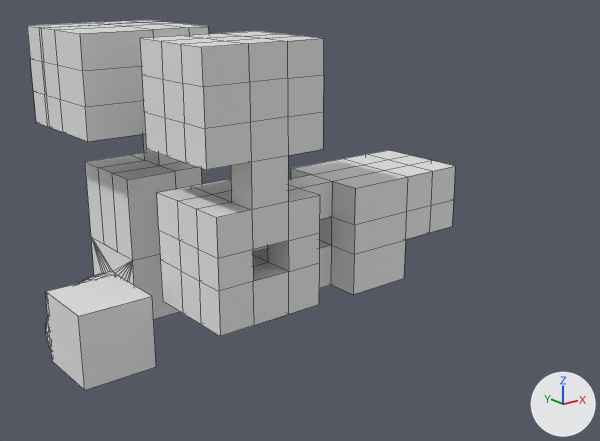
The Blender file Assets/Models/startingScene/startingRoomOneObject.blend: old version first, new version second.
Both versions are drawn from a camera (50 mm lens) standing at (-25.1, -56.2, 30.5) and looking at (19.1, -1.0, 8.4). The lights are fixed; the arrows at lower right show +X, +Y and +Z. Mesh edges are drawn as thin lines.

The first picture shows 'BaseStartingRoomMesh'.
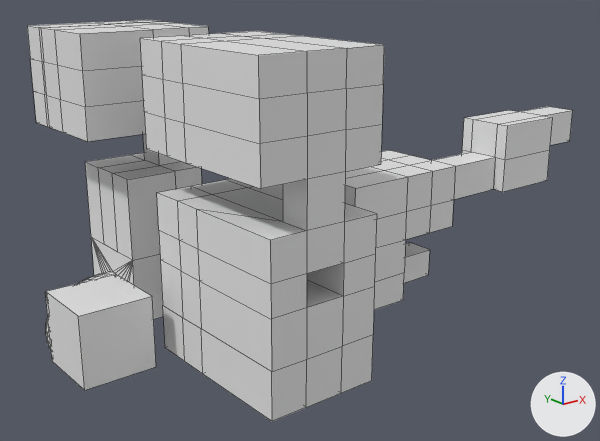
Commit message: added to starting level

The edits, one by one:
me_cube_001 is used by ob_basestartingroommesh; location (0.0, 0.0, 0.0).
me_cube_001 had 588 vertices, 610 faces and spanned x -3.0..29.1, y -10.0..13.4, z 0.0..25.3.
me_cube_001 now has 646 vertices, 670 faces and spans x -3.0..45.8, y -16.0..13.4, z 0.0..25.3.
Part 1, on me_cube_001:
17 vertices are removed from x 4.7..23.3, y -10.0..-1.5, z 4.6.
32 faces are deleted.
32 vertices in x 4.0..14.3, y -9.8..-7.2, z 8.1..25.2 move by (0.0, -6.2, 0.0).
4 vertices in x 4.7..11.0, y -7.2..-1.5, z 4.6 move by (0.0, 0.0, -0.3).
3 vertices move from x 7.7..11.0, y -9.8..-4.6, z 4.6 to x 7.7..11.0, y -16.0..-1.5, z 0.6..4.3.
40 vertices are added at x 7.7..45.8, y -11.1..-1.8, z 0.6..16.6.
8 new vertices lie (0.0, 0.0, -3.0) away from vertices in x 17.5..23.3, y -10.0..-1.8, z 8.1.
6 new vertices lie (0.0, 0.0, -3.8) away from vertices in x 4.7..14.0, y -9.8..-1.5, z 8.1.
11 new vertices lie (0.0, 0.0, -3.7) away from vertices in x 4.7..14.0, y -16.0..-1.5, z 4.3..4.6.
10 new vertices lie (6.6, 0.0, 0.0) away from vertices in x 34.5, y -11.1..-6.1, z 10.6..16.6.
92 new faces join them.
Object 'BaseStartingRoomMesh' (ob_basestartingroommesh) gains a EDGE_SPLIT modifier named 'EdgeSplit'.

Where the change shows, as pixel boxes [x1, y1, x2, y2] in the pictures (600 x 441 px):
'BaseStartingRoomMesh', reshaped, modifiers changed (28% wider, 8% taller)
    before: [27, 20, 455, 390]
    after: [27, 20, 573, 421]
part 1 of me_cube_001, built on
    before: [160, 36, 406, 336]
    after: [160, 36, 573, 421]
